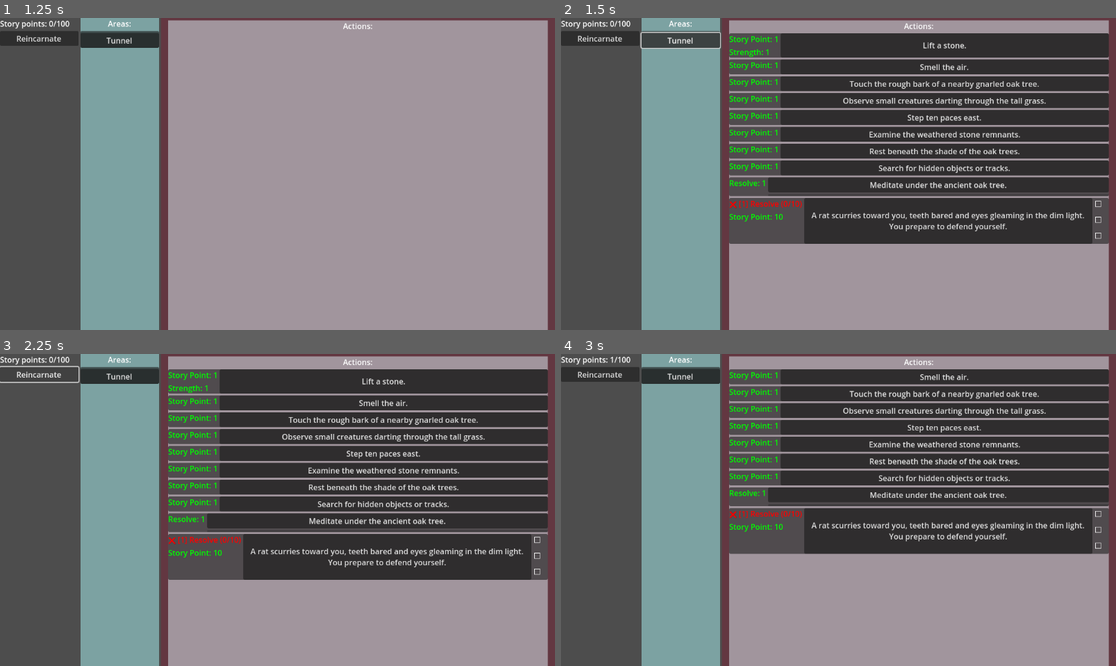
Above: before the commit, frames 1-4 (two rows, left to right).
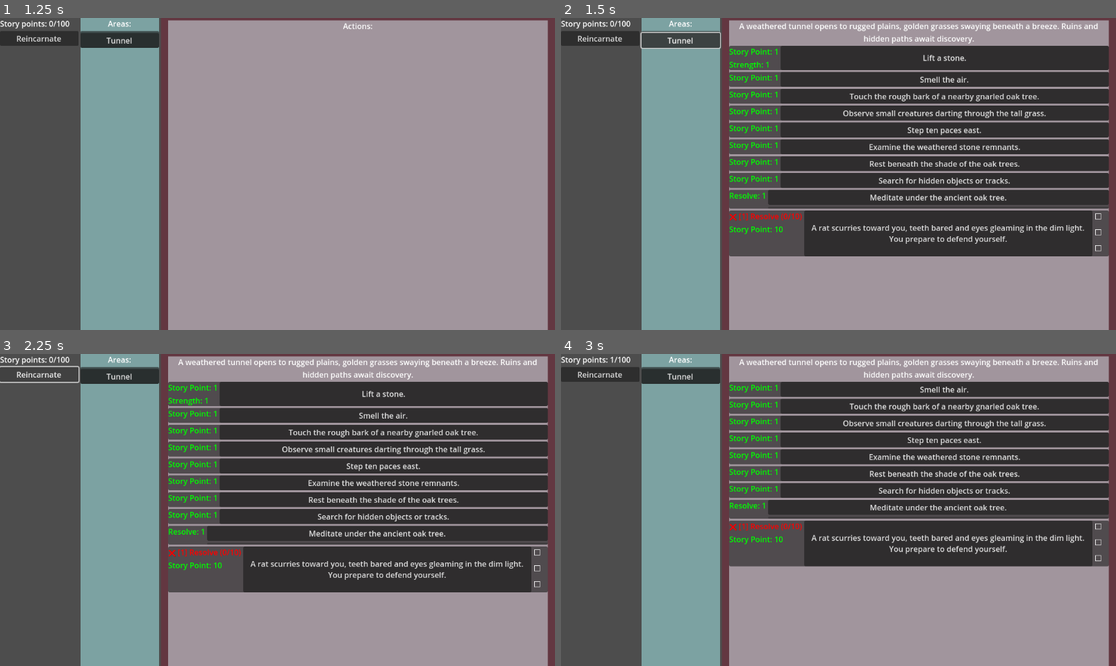
Above: after the commit, the same moments.

Repository: snipercup/Incremental-Chronicles
Game: Godot game, scene res://Scenes/main_menu.tscn
Two runs of this game, one before a commit and one after it. Both use one fixed random seed, a clock stepped at 60 frames per second and the inputs below.
Inputs:
- Up to frame 1 (1.25 s): click "Start Game" at 0.5 s
- Up to frame 2 (1.5 s): click "Tunnel" at 1.25 s
- Up to frame 3 (2.25 s): click "Reincarnate" at 2 s
- Up to frame 4 (3 s): click "Lift a stone." at 2.75 s

Frame 1 is identical in both runs. In frame 2, 22% of the frame differs, in the area x 30-99%, y 1-77%; in frame 3, 22%; in frame 4, 21%.

Commit message:
Unlock area with requirements

Diff:
--- a/Area_data/tunnel_area.json
+++ b/Area_data/tunnel_area.json
@@ -1,5 +1,5 @@
 {
-  "description": "A weathered tunnel opens onto the side of a rugged mountain, its jagged stone mouth framed by dark, mossy rock. The tunnel’s interior is cold and quiet, with no sign of an entrance behind it — only smooth stone where a path should be.\n\nBeyond the tunnel, a vast wilderness unfolds beneath the mountain’s shadow. Rolling plains stretch endlessly toward the horizon, their golden grasses swaying beneath a steady breeze. The scent of wildflowers and fresh earth drifts through the air. Clusters of weathered stone rise from the earth, remnants of ancient ruins half-swallowed by time and nature.\n\nThe ground beneath the grass is uneven, strewn with pebbles and patches of bare earth. A faint trail winds eastward through the plains, disappearing into the distant haze. The air is crisp and cool, inviting exploration. The plains seem quiet — but the signs of life are everywhere, waiting to be uncovered.",
+  "description": "A weathered tunnel opens to rugged plains, golden grasses swaying beneath a breeze. Ruins and hidden paths await discovery.",
   "name": "Tunnel",
   "story_actions": [
 	{
--- a/Scenes/incremental_chronicle.tscn
+++ b/Scenes/incremental_chronicle.tscn
@@ -101,16 +101,19 @@
 layout_mode = 2
 
 [node name="ActionsLabel" type="Label" parent="MainWindow/ActionsPanelContainer/ActionsVBoxContainer"]
+custom_minimum_size = Vector2(32, 32)
 layout_mode = 2
 text = "Actions:"
 horizontal_alignment = 1
+autowrap_mode = 3
 
 [node name="ScrollContainer" type="ScrollContainer" parent="MainWindow/ActionsPanelContainer/ActionsVBoxContainer"]
 layout_mode = 2
 size_flags_vertical = 3
 
-[node name="ActionList" type="VBoxContainer" parent="MainWindow/ActionsPanelContainer/ActionsVBoxContainer/ScrollContainer"]
+[node name="ActionList" type="VBoxContainer" parent="MainWindow/ActionsPanelContainer/ActionsVBoxContainer/ScrollContainer" node_paths=PackedStringArray("header_label")]
 layout_mode = 2
 size_flags_horizontal = 3
 size_flags_vertical = 3
 script = ExtResource("4_67ln1")
+header_label = NodePath("../../ActionsLabel")
--- a/Scripts/requirements_pin_list.gd
+++ b/Scripts/requirements_pin_list.gd
@@ -19,7 +19,7 @@
 	if action in story_actions:
 		return # Already added, skip
 	story_actions.append(action)
-	_create_pinlist_ui(action)
+	refresh_pinlist()
 
 # Create a new instance of PINLIST_UI and set the action
 func _create_pinlist_ui(action: StoryAction) -> void:
@@ -33,12 +33,20 @@
 func _on_pinlist_removed(action: StoryAction) -> void:
 	if action in story_actions:
 		story_actions.erase(action)
-		print_debug("Removed action:", action.get_story_text())
+		refresh_pinlist()
 
 # Function to remove a StoryAction from the list
 func remove_story_action(action: StoryAction) -> void:
 	if action in story_actions:
 		story_actions.erase(action)
-		print_debug("Removed story action:", action.get_story_text())
-	else:
-		print_debug("Action not found in list:", action.get_story_text())
+		refresh_pinlist()
+
+# Function to refresh the pinlist
+func refresh_pinlist() -> void:
+	# Remove existing pinlists
+	for child in get_children():
+		child.queue_free()
+
+	# Create new pinlists from story_actions
+	for action in story_actions:
+		_create_pinlist_ui(action)
--- a/Scripts/storyaction/ui/action_list_ui.gd
+++ b/Scripts/storyaction/ui/action_list_ui.gd
@@ -4,6 +4,7 @@
 # Actions take place in the context of an area
 # Each area has its own list of actions. When we are assigned a new area, update the list of actions
 
+@export var header_label: Label = null
 var area: StoryArea
 const STORY_ACTION_UI = preload("res://Scenes/action/story_action_ui.tscn")
 
@@ -23,10 +24,16 @@
 		area.action_added.disconnect(_on_action_added)
 	area = value
 
+	# Set header label text based on description
+	if header_label:
+		var description = area.get_description() if area else ""
+		header_label.text = description if description else "Actions:"
+
 	# Connect to the action_added signal
 	if area and not area.action_added.is_connected(_on_action_added):
 		area.action_added.connect(_on_action_added)
 	_update_story_actions()
+
 
 
 # Function to update story actions when area is set
--- a/Scripts/storyarea/story_area.gd
+++ b/Scripts/storyarea/story_area.gd
@@ -4,12 +4,15 @@
 # Example data:
 #{
 #	"description": "A weathered tunnel opens onto the side of a rugged mountain, its jagged stone mouth framed by dark, m …(807 unchanged characters)…
-#	"name": "Tunnel",,
+#	"name": "Tunnel",
 #	"story_point_requirement": 0.0,
 #	"tier": 1.0
 #	"story_actions": [
 #		{
 #			"action_type": "free",
+#	  		"requirements": {
+#				"Resolve": 1.0
+#	  		},
 #			"rewards": {
 #				"Story Point": 1.0,
 #				"Strength": 1.0
@@ -27,7 +30,6 @@
 var story_actions: Array[StoryAction] = [] : set = set_story_actions, get = get_story_actions
 var tier: int = 1 : set = set_tier, get = get_tier
 var state: State = State.LOCKED : set = set_state, get = get_state
-var story_point_requirement: int = 100 : set = set_story_point_requirement, get = get_story_point_requirement
 var name: String = "" : set = set_name, get = get_name
 var description: String = "" : set = set_description, get = get_description
 # Signal to emit when a new action is added
@@ -35,12 +37,15 @@
 signal action_added(myarea: StoryArea)
 signal unlocked(myarea: StoryArea)
 
+# Replace single story point requirement with a dictionary
+var requirements: Dictionary = {} : set = set_requirements, get = get_requirements
+
 # Initialize from a dictionary
 func _init(data: Dictionary = {}) -> void:
 	set_name(data.get("name", ""))
 	set_description(data.get("description", ""))
 	set_tier(data.get("tier", 1))
-	set_story_point_requirement(data.get("story_point_requirement", 100))
+	set_requirements(data.get("requirements", {}))  # Initialize dictionary for requirements
 
 	# Initialize story actions if present
 	if data.has("story_actions"):
@@ -49,6 +54,7 @@
 			var new_action: StoryAction = create_action(action_data)
 			new_action.area = self
 			story_actions.append(new_action)
+
 	SignalBroker.action_removed.connect(remove_story_action)
 
 # Setters and Getters
@@ -70,14 +76,6 @@
 func get_state() -> State:
 	return state
 
-func set_story_point_requirement(value: int) -> void:
-	story_point_requirement = max(value, 0)  # Ensure non-negative
-	if story_point_requirement == 0:
-		state = State.UNLOCKED # If no requirements, the state becomes unlocked
-
-func get_story_point_requirement() -> int:
-	return story_point_requirement
-
 # Setter and Getter for name
 func set_name(value: String) -> void:
 	name = value
@@ -91,14 +89,42 @@
 func get_description() -> String:
 	return description
 
-# Function to return all properties as a dictionary
+
+# Setters and Getters
+func set_requirements(value: Dictionary) -> void:
+	requirements = value.duplicate(true)
+	# If no requirements are set, unlock the area automatically
+	if requirements.is_empty():
+		set_state(State.UNLOCKED)
+
+func get_requirements() -> Dictionary:
+	return requirements
+
+# Function to unlock the area if enough resources are provided
+func unlock_with_resources(resources: Dictionary) -> bool:
+	if state == State.UNLOCKED:
+		return false
+
+	# Check if all requirements are met
+	for key in requirements.keys():
+		if resources.get(key, 0) < requirements[key]:
+			return false
+
+	# If all requirements are met, unlock the area
+	state = State.UNLOCKED
+	requirements.clear()
+	unlocked.emit(self)
+	return true
+
+# Update the get_properties function to include the new requirements dictionary
 func get_properties() -> Dictionary:
 	return {
 		"name": name,
-		"story_actions": story_actions.map(func(action): return action.get_properties()),
+		"description": description,
 		"tier": tier,
 		"state": state,
-		"story_point_requirement": story_point_requirement
+		"requirements": requirements,
+		"story_actions": story_actions.map(func(action): return action.get_properties())
 	}
 
 # Function to remove a StoryAction from the list
@@ -108,23 +134,6 @@
 		print_debug("Removed story action:", action.get_story_text())
 	else:
 		print_debug("Action not found in list:", action.get_story_text())
-
-# Function to unlock the area if enough story points are provided
-func unlock_with_story_points(points: int) -> int:
-	# Check if the area is already unlocked
-	if state == State.UNLOCKED:
-		return -1
-
-	# If enough points are available, unlock the area
-	if points >= story_point_requirement:
-		state = State.UNLOCKED
-		var leftover_points = points - story_point_requirement
-		story_point_requirement = 0
-		unlocked.emit(self)
-		return leftover_points
-
-	# Not enough points to unlock the area
-	return -1
 
 
 #Example data:
--- a/Scripts/storyarea/story_area_ui.gd
+++ b/Scripts/storyarea/story_area_ui.gd
@@ -11,6 +11,12 @@
 
 # Signal to emit when the area button is pressed
 signal area_pressed(control: Control)
+
+
+# Handle area button press
+func _ready():
+	if area_button:
+		area_button.pressed.connect(_on_area_button_pressed)
 
 # Setters for controls and variables
 func set_story_point_requirement_label(value: String) -> void:
@@ -31,8 +37,15 @@
 	story_area = value
 	if story_area:
 		print_debug("creating story area in area list. Name = " + story_area.get_name() + ", tier = " + str(story_area.get_tier()))
+
+		# Format requirements into a readable string
+		var requirements = story_area.get_requirements()
+		var requirements_text = []
+		for key in requirements.keys():
+			requirements_text.append("%s: %d" % [key, requirements[key]])
+
 		# Update controls based on story area properties
-		set_story_point_requirement_label("Requirement: %d" % story_area.get_story_point_requirement())
+		set_story_point_requirement_label("Requirements: %s" % ", ".join(requirements_text))
 		set_stars_label("★".repeat(story_area.get_tier()))
 		set_area_button_text(story_area.get_name())
 
@@ -44,12 +57,6 @@
 			story_point_requirement_label.visible = is_locked
 		if area_button and is_locked:
 			set_area_button_text("Locked")
-
-
-# Handle area button press
-func _ready():
-	if area_button:
-		area_button.pressed.connect(_on_area_button_pressed)
 
 func _on_area_button_pressed() -> void:
 	# Emit the signal, passing this control as a parameter
